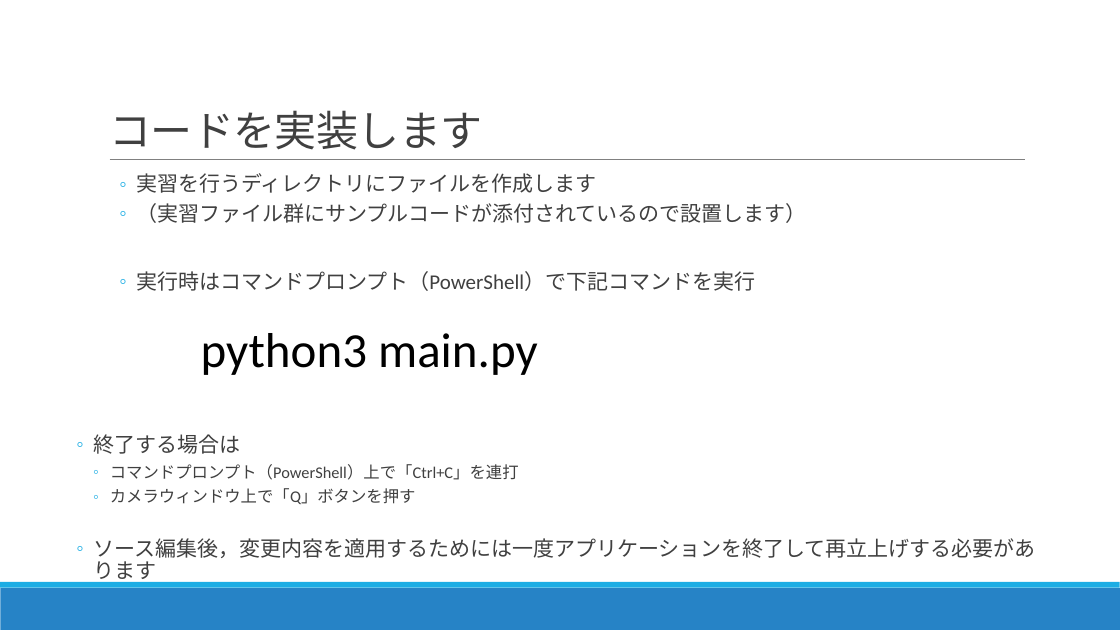
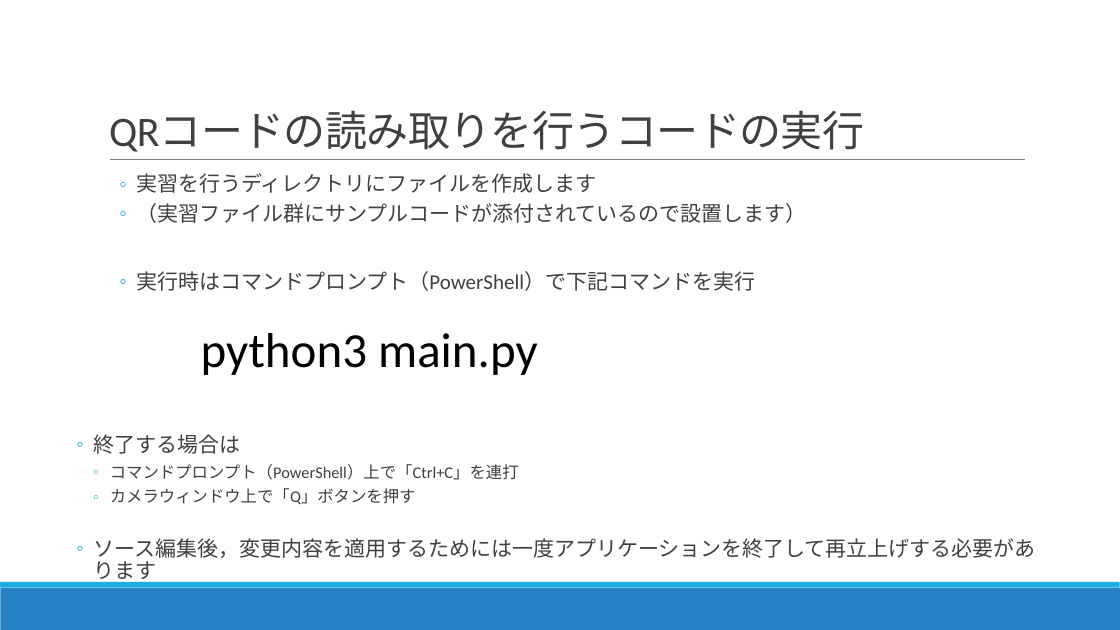
Before and after one commit to nc30mtd/noastec-smiottk, a slide deck: slide 11 of IoTセミナーテキスト.pptx. Drawn at 1120x630 pixels with LibreOffice and Linux fonts; fonts in the diff are those of the drawing. Boxes give left, top, right and bottom in pixels: in the first picture for what was removed or moved away, otherwise in the second. Text is boxed around its words. In the diff, an @@ line names an element or a change of style, - is before the commit and + after.

```diff
--- a/IoTセミナーテキスト.pptx
+++ b/IoTセミナーテキスト.pptx
@@ title at box(109, 112, 864, 152): text changed @@
-コードを実装します
+QRコードの読み取りを行うコードの実行
```
Also in this commit, not shown: 6 other slides changed.
